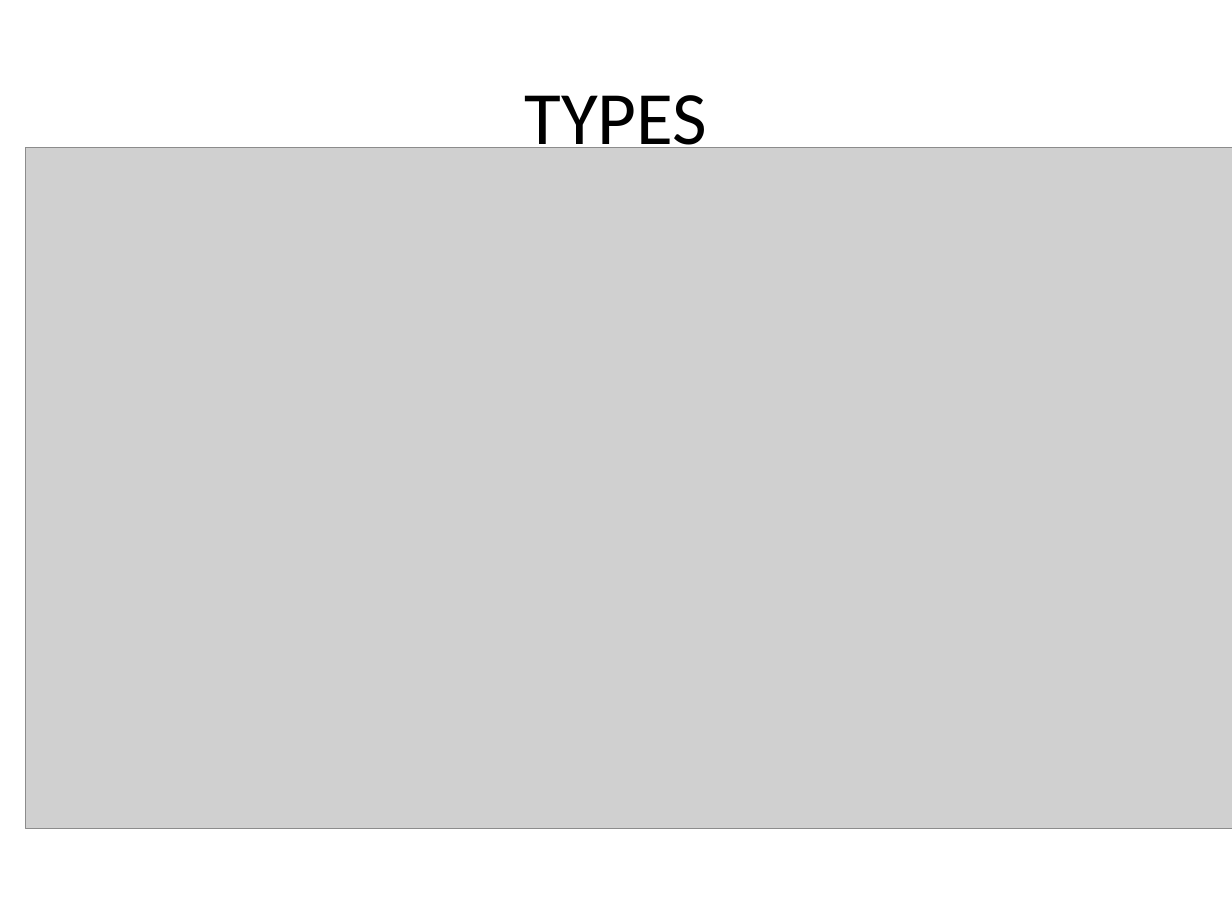
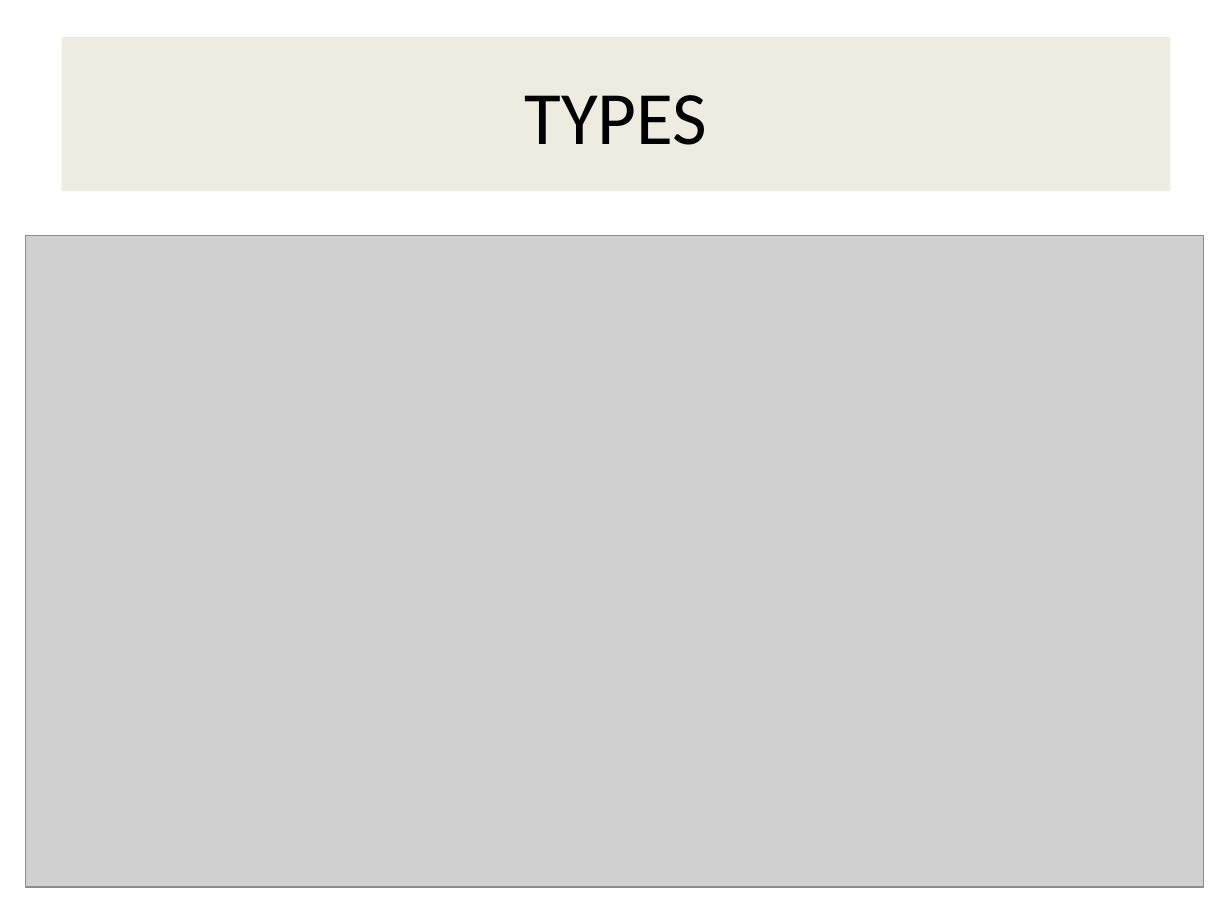
Before and after one commit to Aurshia/Inter-process-communication, a slide deck: slide 3 of IPC via shared files.pptx. Drawn at 1232x924 pixels with LibreOffice and Linux fonts; fonts in the diff are those of the drawing; grey boxes stand for pictures. Boxes give left, top, right and bottom in pixels: in the first picture for what was removed or moved away, otherwise in the second. Text is boxed around its words. In the diff, an @@ line names an element or a change of style, - is before the commit and + after.

```diff
--- a/IPC via shared files.pptx
+++ b/IPC via shared files.pptx
@@ title "TYPES": place and size @@
-title "TYPES" at (524, 95, 707, 161)
+title "TYPES" at (62, 37, 1170, 191)
@@ title "TYPES" at (62, 37, 1170, 191): fill none to #EEECE1 @@
@@ picture: place and size @@
-picture at (26, 148, 1232, 829)
+picture at (26, 235, 1204, 887)
```
Also in this commit, not shown: 13 other slides changed.
